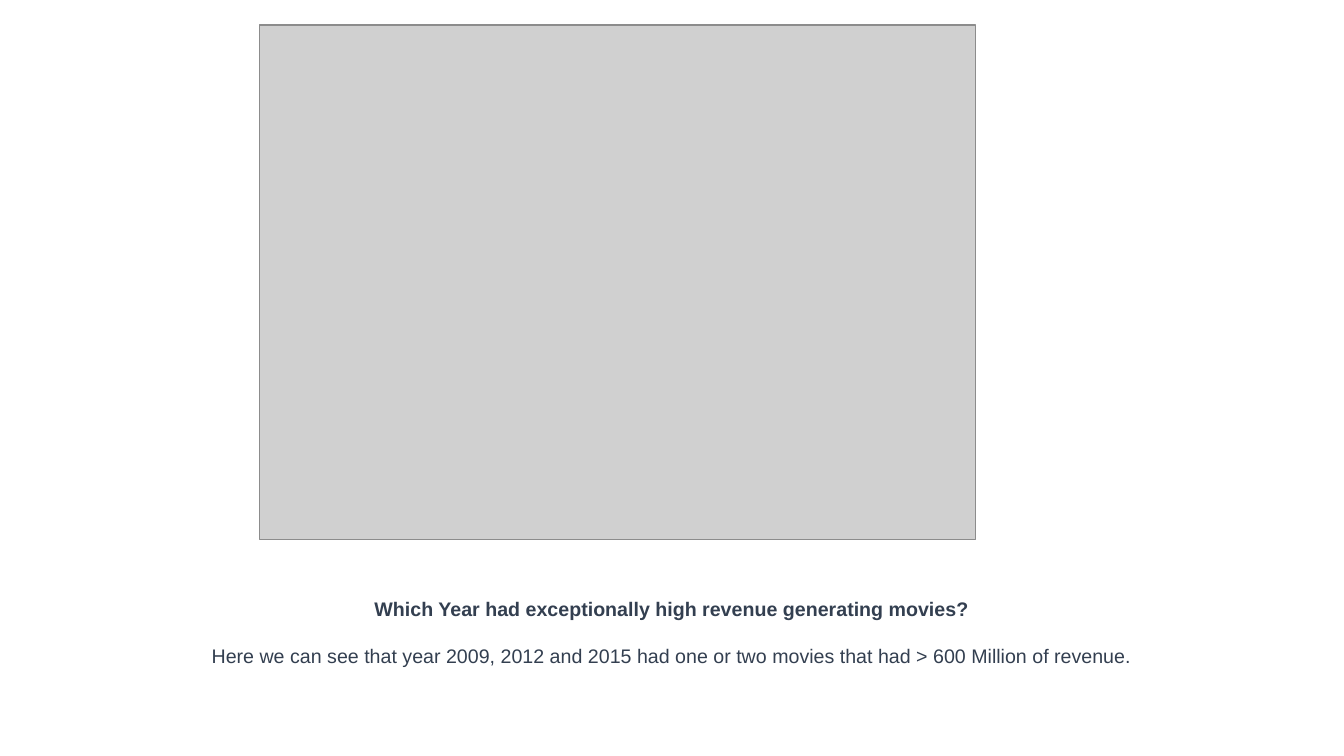
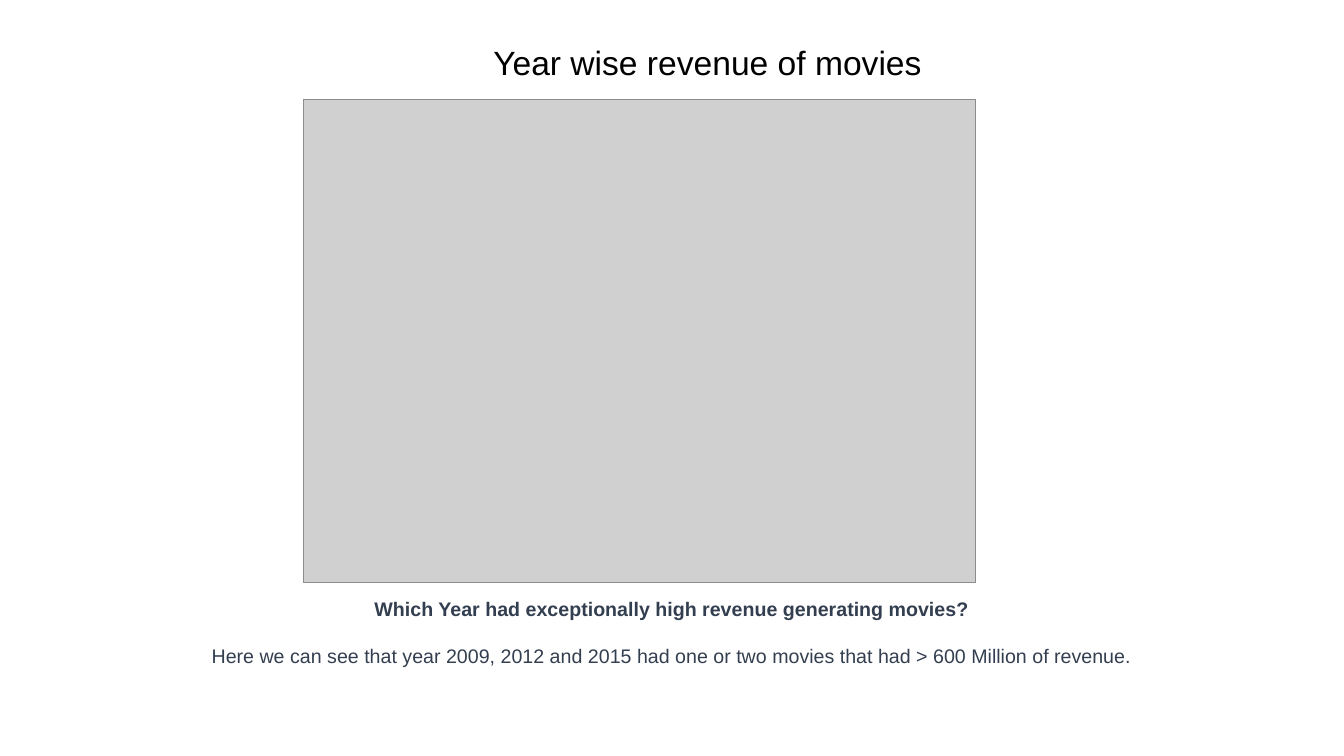
Before and after one commit to yaminijoshi89/INSAID-Projects, a slide deck: slide 5 of EDA_IMBD_Movies.ppt (slide 4 before the commit). Drawn at 1344x756 pixels with LibreOffice and Linux fonts; fonts in the diff are those of the drawing; grey boxes stand for pictures; background and template pictures are left out. Boxes give left, top, right and bottom in pixels: in the first picture for what was removed or moved away, otherwise in the second. Text is boxed around its words. In the diff, an @@ line names an element or a change of style, - is before the commit and + after.

```diff
--- a/EDA_IMBD_Movies.ppt
+++ b/EDA_IMBD_Movies.ppt
@@ text added at (493,50,921,76), 24 pt, text #000000 @@
+Year wise revenue of movies
@@ picture: place and size @@
-picture at (260,25,975,539)
+picture at (303,100,975,582)
```
Also in this commit, not shown: 6 other slides changed, 1 slide added.
